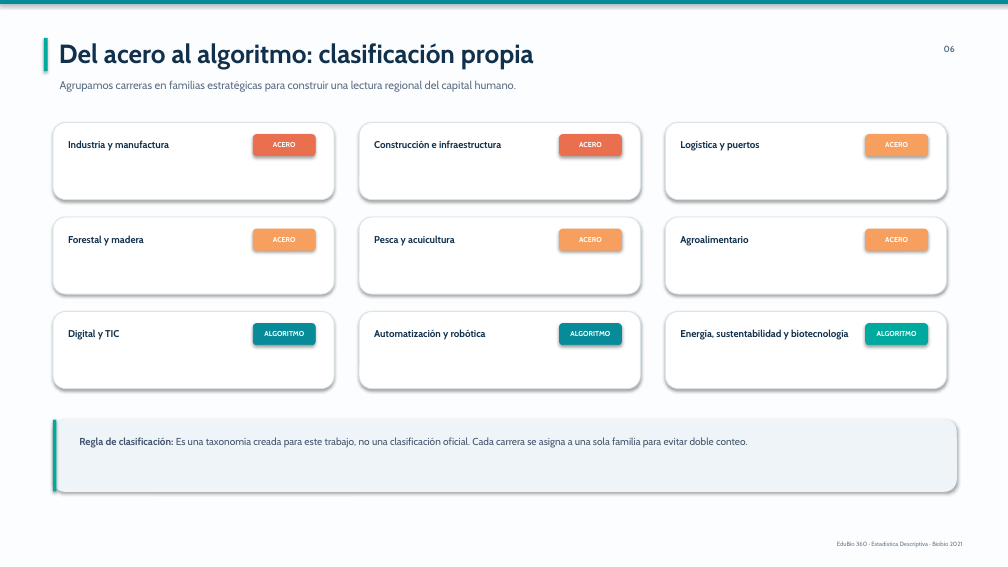
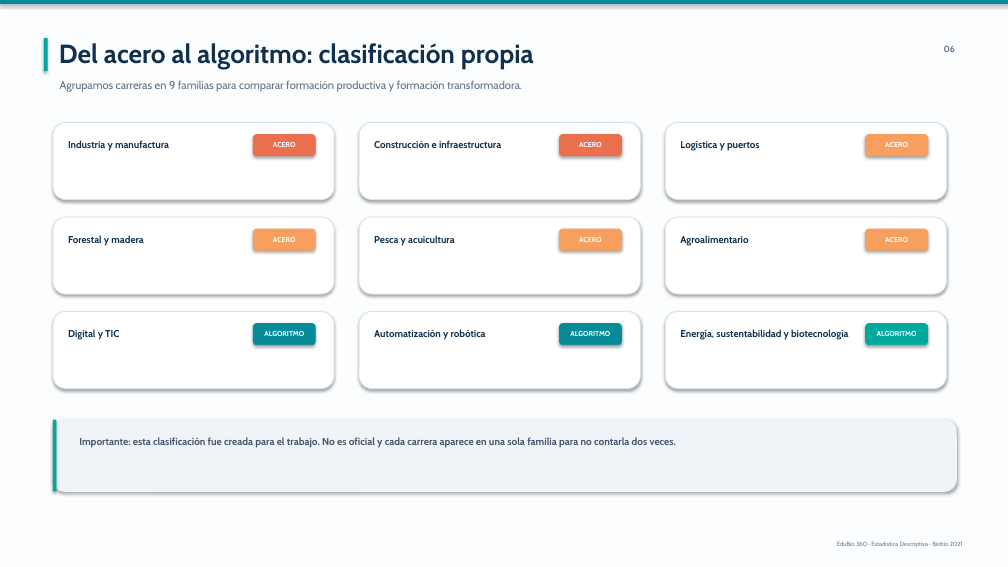
Before and after one commit to Nicricht/Estadistica.descriptiva, a slide deck: slide 6 of presentacion/Del_Acero_al_Algoritmo_Estilo_Profesor.pptx. Drawn at 1008x567 pixels with LibreOffice and Linux fonts; fonts in the diff are those of the drawing. Boxes give left, top, right and bottom in pixels: in the first picture for what was removed or moved away, otherwise in the second. Text is boxed around its words. In the diff, an @@ line names an element or a change of style, - is before the commit and + after.

```diff
--- a/presentacion/Del_Acero_al_Algoritmo_Estilo_Profesor.pptx
+++ b/presentacion/Del_Acero_al_Algoritmo_Estilo_Profesor.pptx
@@ text at <box>60,80,522,92</box>: text changed @@
-Agrupamos carreras en familias estratégicas para construir una lectura regional del capital humano.
+Agrupamos carreras en 9 familias para comparar formación productiva y formación transformadora.
@@ text at <box>79,437,676,448</box>: text changed; bold on @@
-Regla de clasificación: Es una taxonomía creada para este trabajo, no una clasificación oficial. Cada carrera se asigna a una sola familia para evitar doble conteo.
+Importante: esta clasificación fue creada para el trabajo. No es oficial y cada carrera aparece en una sola familia para no contarla dos veces.
```
Also in this commit, not shown: 15 other slides changed.
